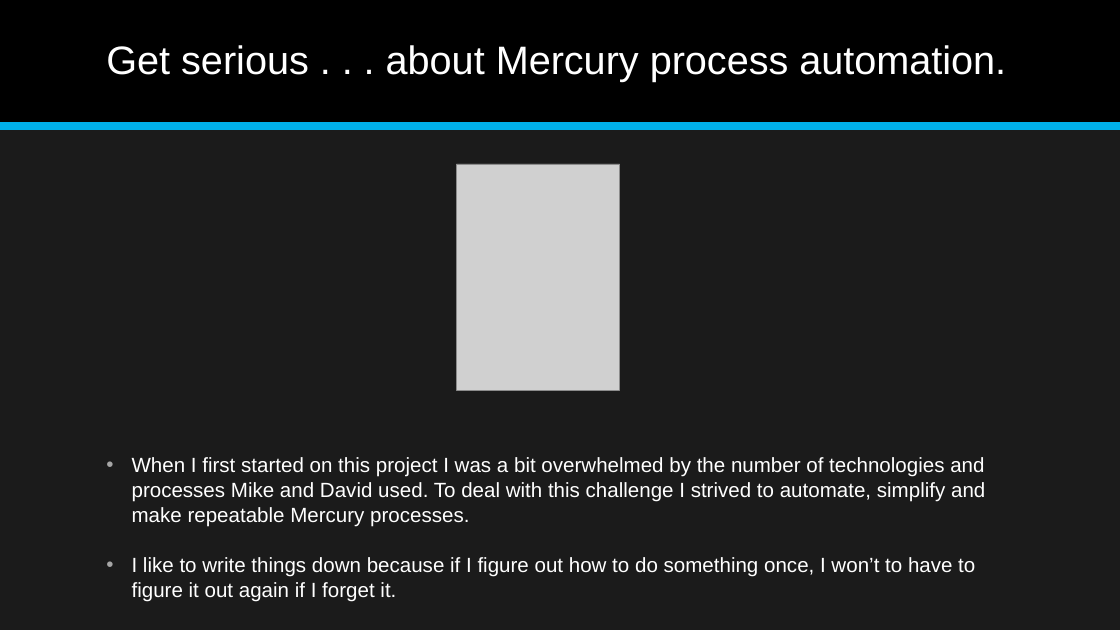
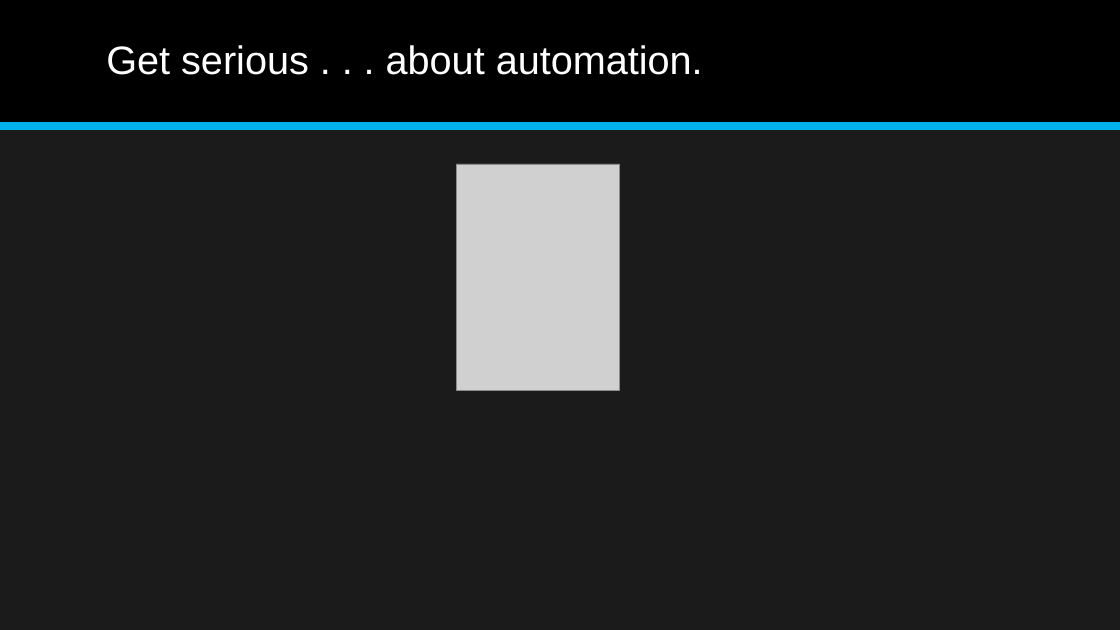
Before and after one commit to jonathan-r-jones/Composable-Batch-Files, a slide deck: slide 1 of Composable Batch File Helper.pptx (slide 2 before the commit). Drawn at 1120x630 pixels with LibreOffice and Linux fonts; fonts in the diff are those of the drawing; grey boxes stand for pictures. Boxes give left, top, right and bottom in pixels: in the first picture for what was removed or moved away, otherwise in the second. Text is boxed around its words. In the diff, an @@ line names an element or a change of style, - is before the commit and + after.

```diff
--- a/Composable Batch File Helper.pptx
+++ b/Composable Batch File Helper.pptx
@@ title at bbox=[106, 45, 703, 75]: text changed @@
-Get serious . . . about Mercury process automation.
+Get serious . . . about automation.
@@ text removed at bbox=[132, 457, 985, 602] @@
-• When I first started on this project I was a bit overwhelmed by the number of technologies and processes Mike and David used. To deal with this challenge I strived to automate, simplify and make repeatable Mercury processes.
-• I like to write things down because if I figure out how to do something once, I won’t to have to figure it out again if I forget it.
```
Also in this commit, not shown: 5 other slides changed, 4 slides removed, 9 other files.
